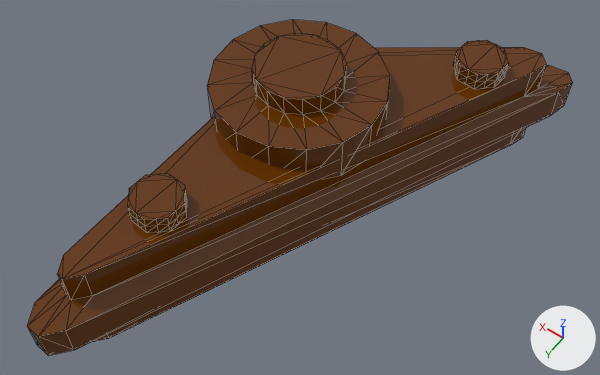
A saved change to the glTF model frontend/flipper/assets/mesh/bumper_triangle_right.glb.
Before and after are seen from a 50 mm camera at (-0.0996, 0.1485, 0.1973) aimed at (-0.005, 0.016, -0.0108). Every picture has the same lights, and +X, +Y and +Z are marked at lower right. The older version comes first. Mesh edges are drawn as thin lines.

The scene before the commit, as lines of its bpy script (objects in view):
```python
me_plane_002 = bpy.data.meshes.new('Plane.002')
me_plane_002.from_pydata(...)  # 226 vertices, 426 faces; spans x -0.056..0.039, y -0.081..0.101, z -0.035..0.018
me_plane_002.materials.append(mat_material_001)  # brown #633400
me_plane_003 = bpy.data.meshes.new('Plane.003')
me_plane_003.from_pydata(...)  # 12 vertices, 10 faces; spans x -0.054..0.019, y -0.07..0.096, z -0.035..0.002
me_plane_003.materials.append(mat_material_001)  # brown #633400
ob_bump = bpy.data.objects.new('bump', me_plane_003)
ob_bump.location = (0.0, 0.0, 0.0)
ob_plane_004 = bpy.data.objects.new('Plane.004', me_plane_002)
ob_plane_004.location = (0.0, 0.0, 0.0)
```
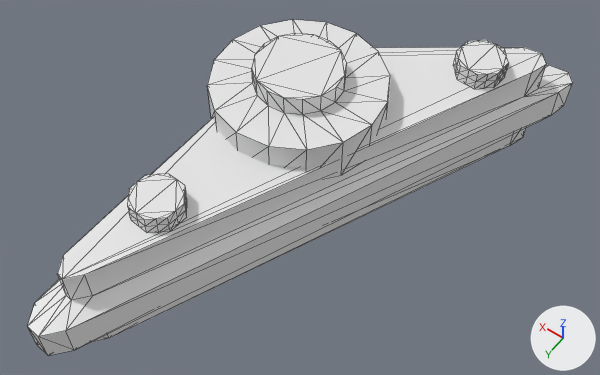
What differs and where, as boxes (x1, y1, x2, y2) in the pictures (600 x 375 px):
'Plane.004', recoloured (brown to white)
    both: (27, 20, 573, 356)
'bump', recoloured (brown to white)
    both: (66, 73, 559, 350)

Patch to the scene script:
```diff
--- a/frontend/flipper/assets/mesh/bumper_triangle_right.glb.py
+++ b/frontend/flipper/assets/mesh/bumper_triangle_right.glb.py
@@ me_plane_002 @@
 me_plane_002.from_pydata(...)  # 226 vertices, 426 faces; spans x -0.056..0.039, y -0.081..0.101, z -0.035..0.018
-me_plane_002.materials.append(mat_material_001)  # brown #633400
@@ me_plane_003 @@
 me_plane_003.from_pydata(...)  # 12 vertices, 10 faces; spans x -0.054..0.019, y -0.07..0.096, z -0.035..0.002
-me_plane_003.materials.append(mat_material_001)  # brown #633400
```
